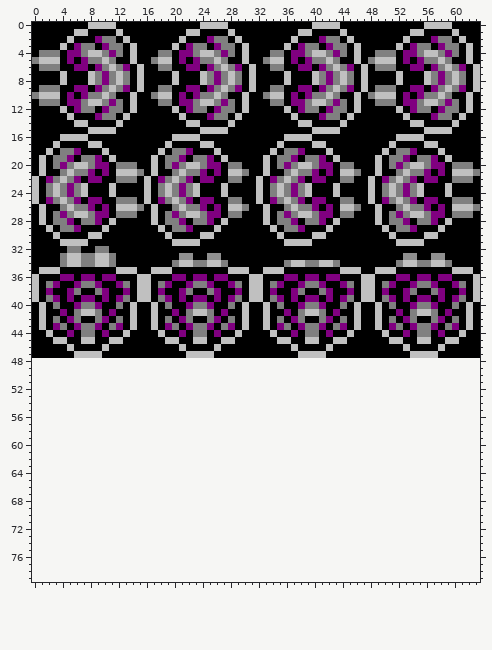
File history of a sprite sheet, res/sprites/popcorn.png. Above, as it was before the edit.
The file is 64x48 pixels. The old version is drawn lined up with the new one, on the new canvas.
After:
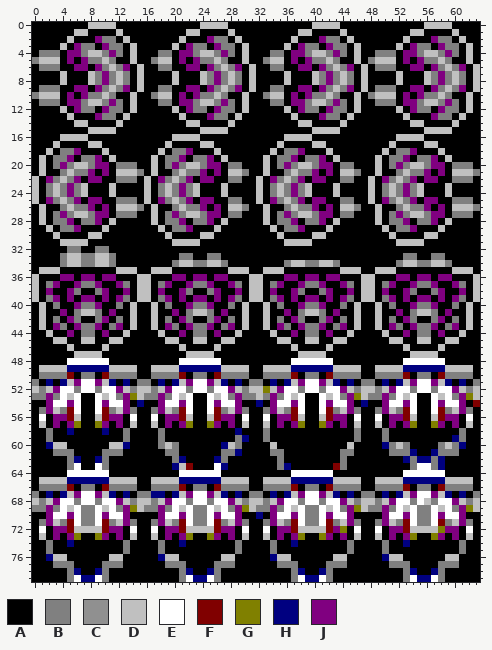
Palette (. is transparent): A #000000  B #808080  C #909090  D #c0c0c0  E #ffffff  F #800000  G #808000  H #000080  J #800080
Edits made:
canvas 64x48 -> 64x80
@@ x 19..60 @@
 32 AAAAAAAAAAAAAAAAAAAAAAAAAAAAAAAAAAAAAAAAAA
-33 AACCAACCAAAAAAAAAAAAAAAAAAAAAAAAAACCAACCAA
+33 AABBAABBAAAAAAAAAAAAAAAAAAAAAAAAAABBAABBAA
 34 ABDDBBDDBAAAAAAAABDDBBDDBAAAAAAAABDDBBDDBA
@@ x 0..63 @@
 47 AAAAAADDDDAAAAAAAAAAAADDDDAAAAAAAAAAAADDDDAAAAAAAAAAAADDDDAAAAAA
-48 ................................................................
-49 ................................................................
-50 ................................................................
-51 ................................................................
-52 ................................................................
-53 ................................................................
-54 ................................................................
-55 ................................................................
-56 ................................................................
-57 ................................................................
-58 ................................................................
-59 ................................................................
-60 ................................................................
-61 ................................................................
-62 ................................................................
-63 ................................................................
-64 ................................................................
-65 ................................................................
-66 ................................................................
-67 ................................................................
-68 ................................................................
-69 ................................................................
-70 ................................................................
-71 ................................................................
-72 ................................................................
-73 ................................................................
-74 ................................................................
-75 ................................................................
-76 ................................................................
-77 ................................................................
-78 ................................................................
-79 ................................................................
+48 AAAAAEEEEEEAAAAAAAAAAEEEEEEAAAAAAAAAAEEEEEEAAAAAAAAAAEEEEEEAAAAA
+49 ADDDDHHHHHHDDDDAADDDDHHHHHHDDDDAADDDDHHHHHHDDDDAADDDDHHHHHHDDDDA
+50 ABBBBFABBAFBBBBAABBBBFABBAFBBBBAABBBBFABBAFBBBBAABBBBFABBAFBBBBA
+51 BAHAHDJEEJDHAHABBAHAHDJEEJDHAHABBAHAHDJEEJDHAHABBAHAHDJEEJDHAHAB
+52 DBDJEEBEEBEEJDBDDBDJEEBEEBEEJDBDDGDJEEBEEBEEJDBDDBDJEEBEEBEEJDBD
+53 BBJBEDEAAEDEBJGDBBJBEDEAAEDEBJBBDBJBEDEAAEDEBJGDBBJBEDEAAEDEBJGD
+54 AAJEEJEAAEJEEJAHAAJEEJEAAEJEEJAAHAJEEJEAAEJEEJAHAAJEEJEAAEJEEJAF
+55 ABJDBFEAAEFBDJBAABJDBFEAAEFBDJBAABJDBFEAAEFBDJBAABJDBFEAAEFBDJBA
+56 AEAJJFDAADFJJAEAAEAJJFDAADFJJAEAAEAJJFDAADFJJAEAAEAJJFDAADFJJAEA
+57 ADAJAJGAAGJAJADAADAJAJGAAGJAJADAADAJAJGAAGJAJADAADAJAJGAAGJAJADA
+58 AABAAHAAAAHAABAAAABAAAAAAAAAAHAAABAAAAAAAAAAAABAAABAAAAAAAAAABAA
+59 AABAAAAAAAAAABAAAABAAAAAAAAAABHAABAAAAAAAAAAAABAAABAAAAAAAAAHBAA
+60 AAHDDAAAAAADDHAAAABDBAAAAAAHDBAAAADAAAAAAAAAADAAAAHBDBAAAABDBHAA
+61 AAABBBAAAABBBAAAAAABBAAAAAABBHAAAABBAAAAAAAABBAAAAABBBHAAHBBBAAA
+62 AAAAABHAAHBAAAAAAAAABHAAAAHBAAAAAAABAAAAAAAABAAAAAAAAHBHHBHAAAAA
+63 AAAAABEAAEBAAAAAAAAAHDFAAAEHAAAAAAABHAAAAAAFBAAAAAAAAABEEBHAAAAA
+64 AAAAAEEEEEEAAAAAAAAAAEEEEEEAAAAAAAAAAEEEEEEAAAAAAAAAAEEEEEEAAAAA
+65 ADDDDHHHHHHDDDDAADDDDHHHHHHDDDDAADDDDHHHHHHDDDDAADDDDHHHHHHDDDDA
+66 ABBBBFABBAFBBBBAABBBBFABBAFBBBBAABBBBFABBAFBBBBAABBBBFABBAFBBBBA
+67 BAHAHDJEEJDHAHABBHHAHDJEEJDHAHABBAHAHDJEEJDHAHABBAHAHDJEEJDHAHAB
+68 DBDJEEBEEBEEJDBDDBDJEEBEEBEEJDBDDBDJEEBEEBEEJDBDDBDJEEBEDBEEJDBD
+69 BBJBEDEBBEDEBJGDBBJBEDEBBEDEBJGDBBJBEDEBBEDEBJGDBBJBEDEBBEDEBJGD
+70 AAJEEJEBBEJEEJAAAAJEEJEBBEJEEJAAHAJEEJEBBEJEEJAAAAJEEJEBBEJEEJAA
+71 ABJDBFEBBEFBDJBAABJDBFEBBEFBDJBAABJDBFEBBEFBDJBAABJDBFEBBEFBDJBA
+72 AEAJJFDDDDFJJAEAAEAJJFDDDDFJJAEAAEAJJFDDDDFJGAEAAEAJJFDDDDGJJAEA
+73 ADAJAJGAAGJAJADAADAJAJGAAGJAJADAADAJAJGAAGJAJADAADAJAJGAAGJAJADA
+74 AABAAHAAAAAAABAAAABAAHAAAAAAABAAAABAAHAAAAAAABAAAABAAHAAAAAAABAA
+75 AABAAAAAAAAAABAAAABAAAAAAAAAABAAAABAAAAAAAAAABAAAABAAAAAAAAAABAA
+76 AAHDDAAAAAADDAAAAAHDDAAAAAADDAAAAAHDDAAAAAADDAAAAAHDDAAAAAADDAAA
+77 AAABBBAAAABBBAAAAAABBBAAAABBBAAAAAABBBAAAABBBAAAAAABBBAAAABBBAAA
+78 AAAAABHAAHBAAAAAAAAAABHAAHBAAAAAAAAAABHAAHBAAAAAAAAAABHAAHBAAAAA
+79 AAAAABEHHEBAAAAAAAAAABEHHEBAAAAAAAAAABEHHEBAAAAAAAAAABEHHEBAAAAA
Changed places in both pictures, as pixel boxes (x1, y1, x2, y2):
changed: (179, 253, 221, 260)
changed: (403, 253, 445, 260)
added: (32, 358, 480, 582)
